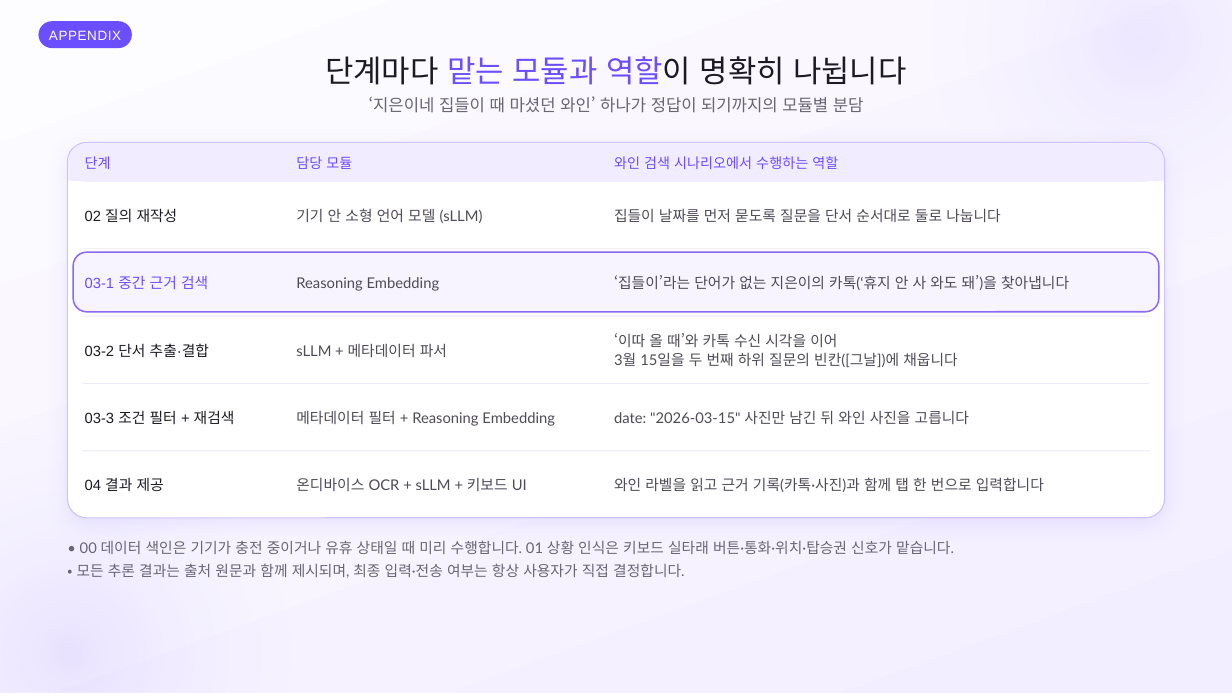
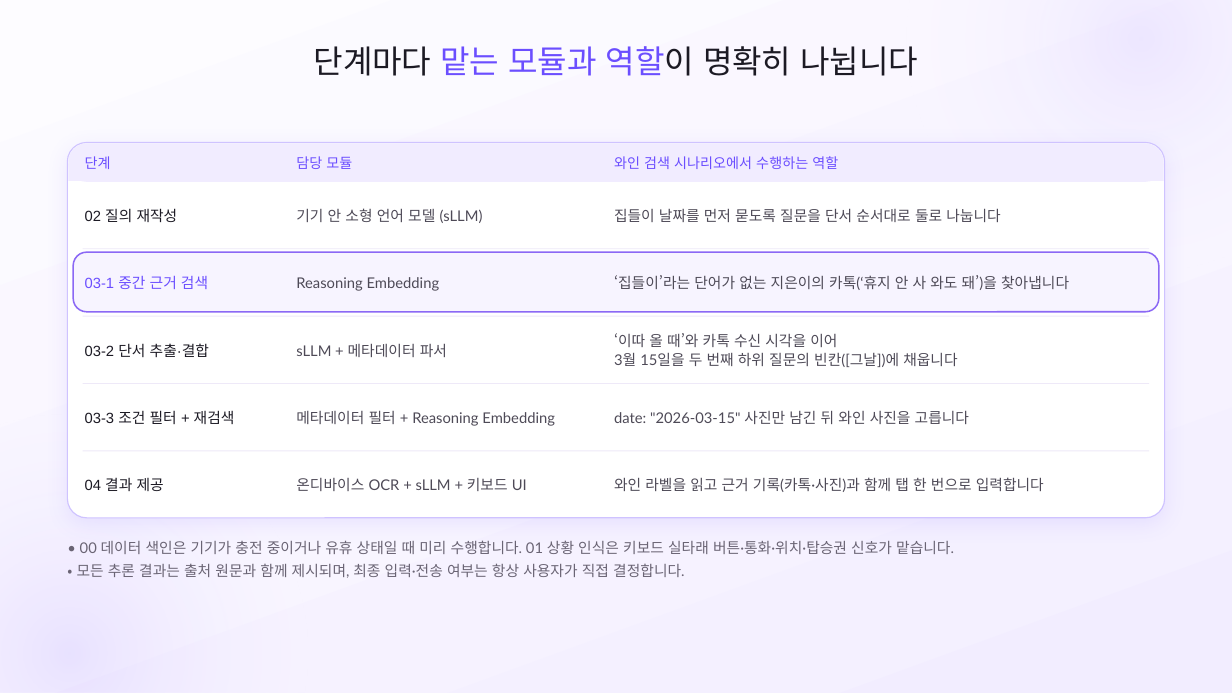
Before and after one commit to SB-Jo/t3, a slide deck: slide 18 of weave/결선준비/09_HowItWorks/HowItWorks_Argon.pptx. Drawn at 1232x693 pixels with LibreOffice and Linux fonts; fonts in the diff are those of the drawing. Boxes give left, top, right and bottom in pixels: in the first picture for what was removed or moved away, otherwise in the second. Text is boxed around its words. In the diff, an @@ line names an element or a change of style, - is before the commit and + after.

```diff
--- a/weave/결선준비/09_HowItWorks/HowItWorks_Argon.pptx
+++ b/weave/결선준비/09_HowItWorks/HowItWorks_Argon.pptx
@@ rounded rectangle removed at [39, 21, 132, 48] @@
-APPENDIX
@@ text "단계마다 맡는 모듈과 역할이 명확히 ...": place and size @@
-text "단계마다 맡는 모듈과 역할이 명확히 ..." at [325, 56, 906, 85]
+text "단계마다 맡는 모듈과 역할이 명확히 ..." at [314, 46, 918, 76]
@@ text "단계마다 맡는 모듈과 역할이 명확히 ..." at [314, 46, 918, 76]: size 24 to 25 pt; line spacing 25.6pt to 26.6pt @@
@@ text removed at [369, 96, 864, 113] @@
-‘지은이네 집들이 때 마셨던 와인’ 하나가 정답이 되기까지의 모듈별 분담
```
Also in this commit, not shown: 25 other slides changed, 9 other files.
